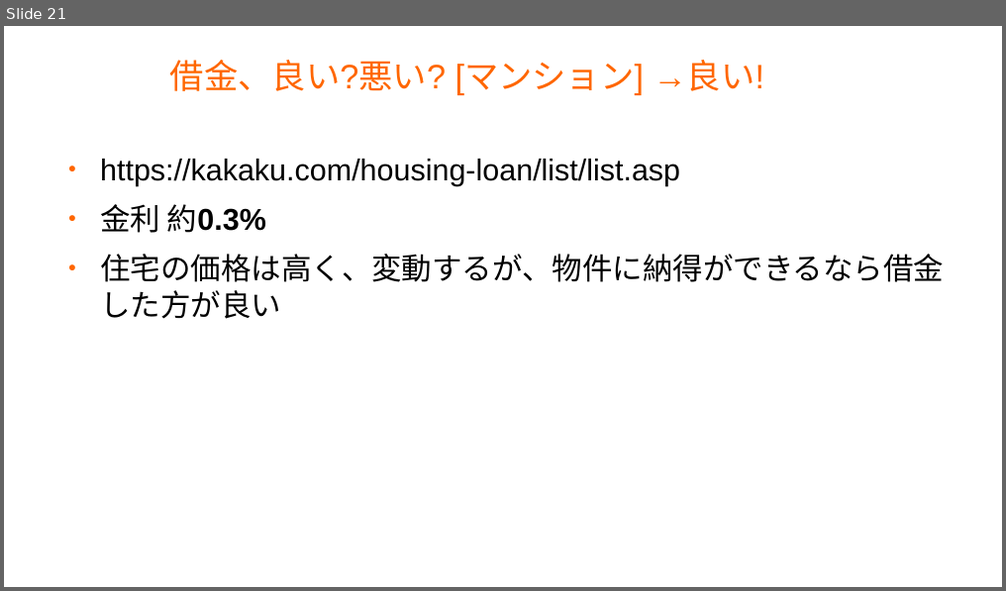
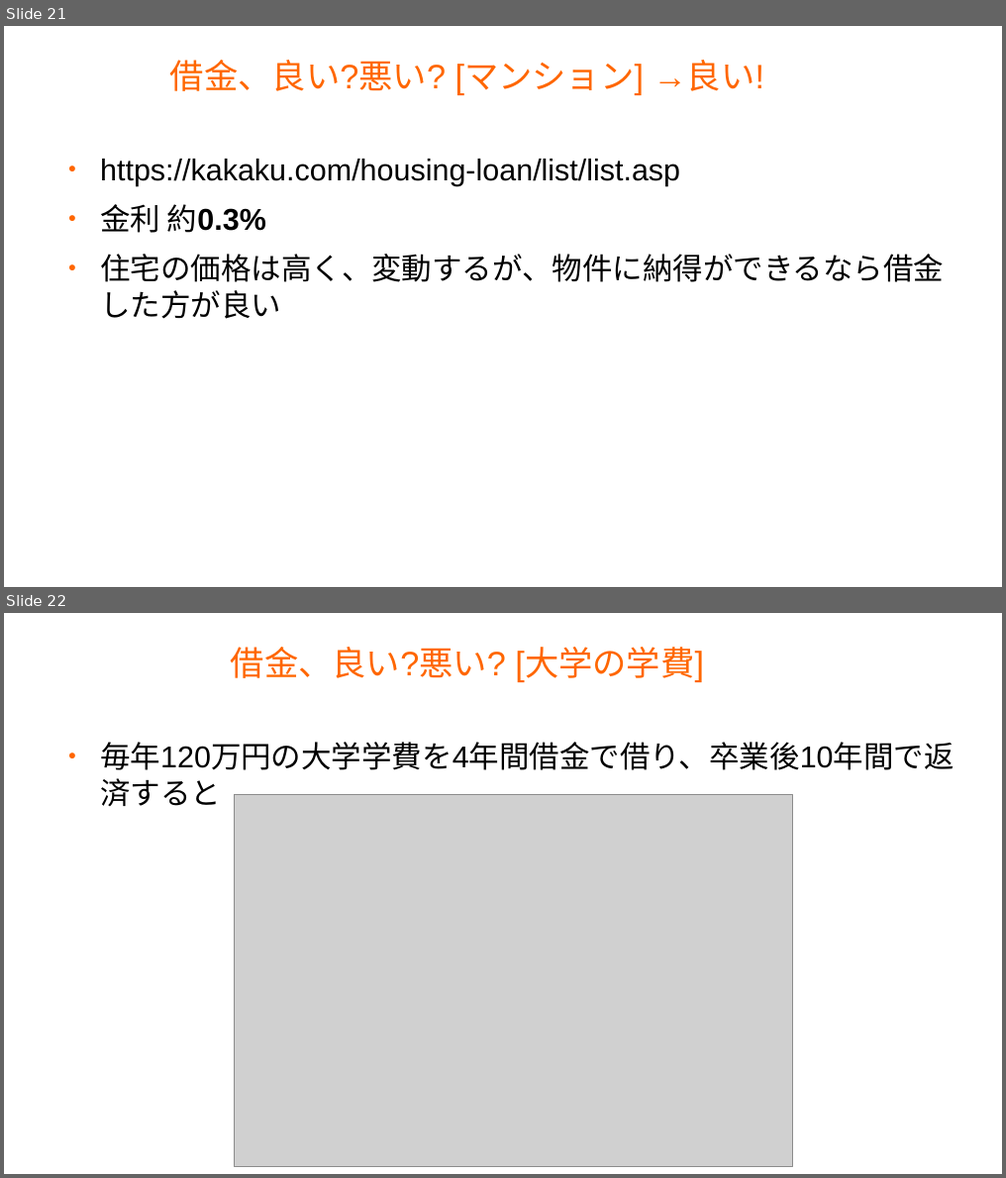
Before and after one commit to master-q/masterq-docs, a slide deck: presentations/20231126-invest_report/20231126-invest_report.odp. Shown one above the other, each under a label of ours: slide 21 before the commit, slides 21 and 22 after it. The pictures are 1006x591 and 1006x1178 pixels, drawn with LibreOffice and Linux fonts; fonts in the diff are those of the drawing; grey boxes stand for pictures; background and template pictures are left out. Boxes give left, top, right and bottom in pixels: in the first picture for what was removed or moved away, otherwise in the second. Text is boxed around its words. In the diff, an @@ line names an element or a change of style, - is before the commit and + after.

```diff
--- a/presentations/20231126-invest_report/20231126-invest_report.odp
+++ b/presentations/20231126-invest_report/20231126-invest_report.odp
@@ slide 22 added at <box>4,613,1002,1174</box>, background #FFFFFF @@
@@ title added at <box>231,647,704,681</box>, 27 pt, text #FF6600 @@
+借金、良い?悪い? [大学の学費]
@@ text added at <box>100,742,953,770</box>, 24 pt, text #000000 @@
+● 毎年120万円の大学学費を4年間借金で借り、卒業後10年間で返済すると
@@ picture added at <box>234,794,793,1166</box> @@
```
Also in this commit, not shown: 4 slides changed, 10 other slides added.
